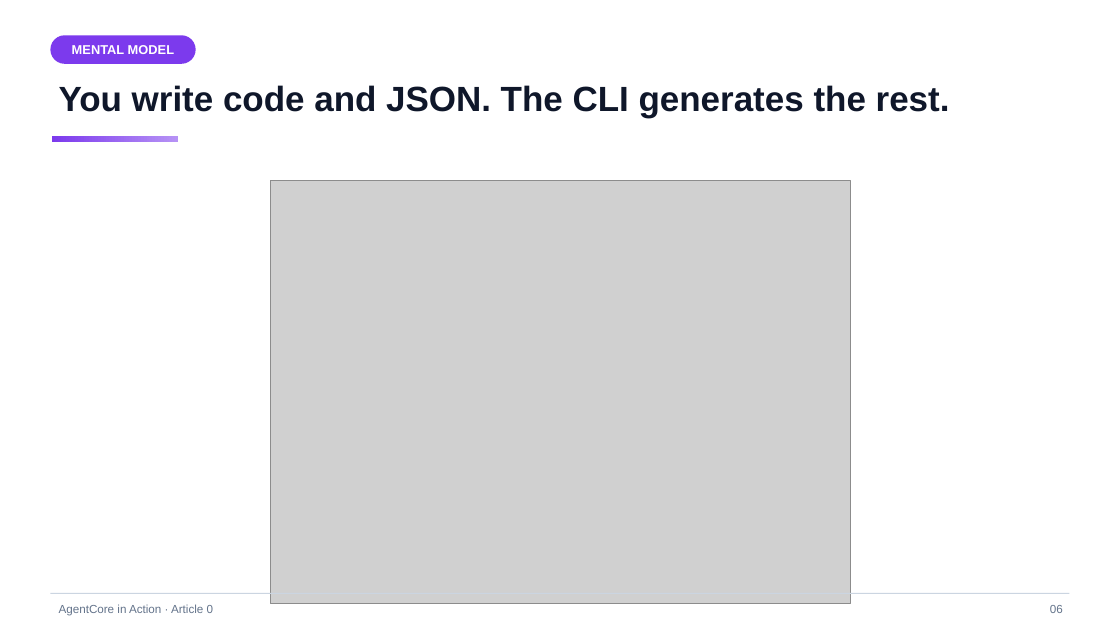
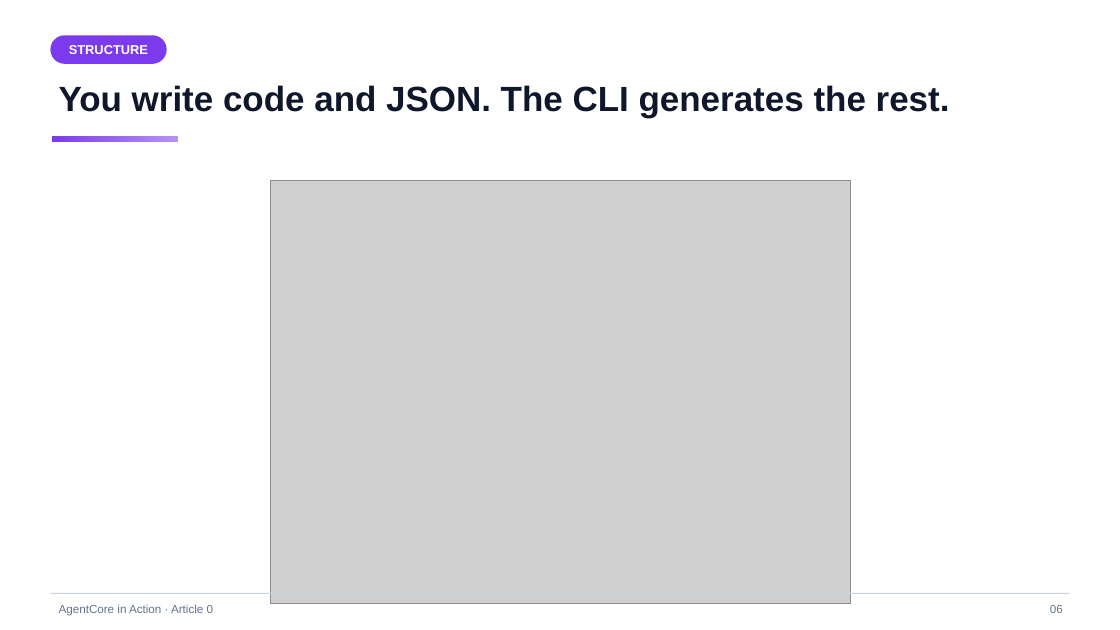
Before and after one commit to pinxiong/bedrock-agentcore-in-action, a slide deck: slide 6 of articles/decks/aws-agentcore-under-the-hood.pptx. Drawn at 1120x630 pixels with LibreOffice and Linux fonts; fonts in the diff are those of the drawing; grey boxes stand for pictures. Boxes give left, top, right and bottom in pixels: in the first picture for what was removed or moved away, otherwise in the second. Text is boxed around its words. In the diff, an @@ line names an element or a change of style, - is before the commit and + after.

Commit message:
a0: drop 'mental model' terminology in favor of plain structure wording
The term drifted between two referents: the three-layer project structure
and the one rule (you write code + JSON, the CLI generates the rest).
Per user decision the term is removed entirely:
- en heading 'The mental model: three layers' -> 'Three layers, one direction'
- zh '三层心智模型' -> '三层结构，一个方向'
- deck agenda + ACT I divider + F2 slide kicker updated
- F2 figure kicker MENTAL MODEL -> STRUCTURE

```diff
--- a/articles/decks/aws-agentcore-under-the-hood.pptx
+++ b/articles/decks/aws-agentcore-under-the-hood.pptx
@@ rounded rectangle "STRUCTURE": place and size @@
-rounded rectangle "STRUCTURE" at (50,35,196,64)
+rounded rectangle "STRUCTURE" at (50,35,167,64)
@@ text in rounded rectangle at (69,45,148,54): text changed @@
-MENTAL MODEL
+STRUCTURE
```
Also in this commit, not shown: 2 other slides changed, 7 other files.
